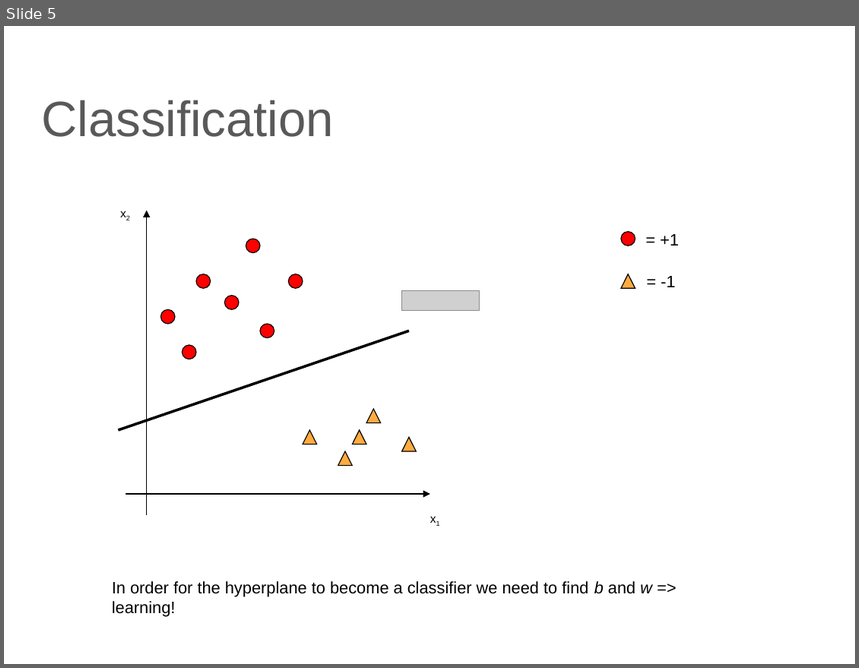
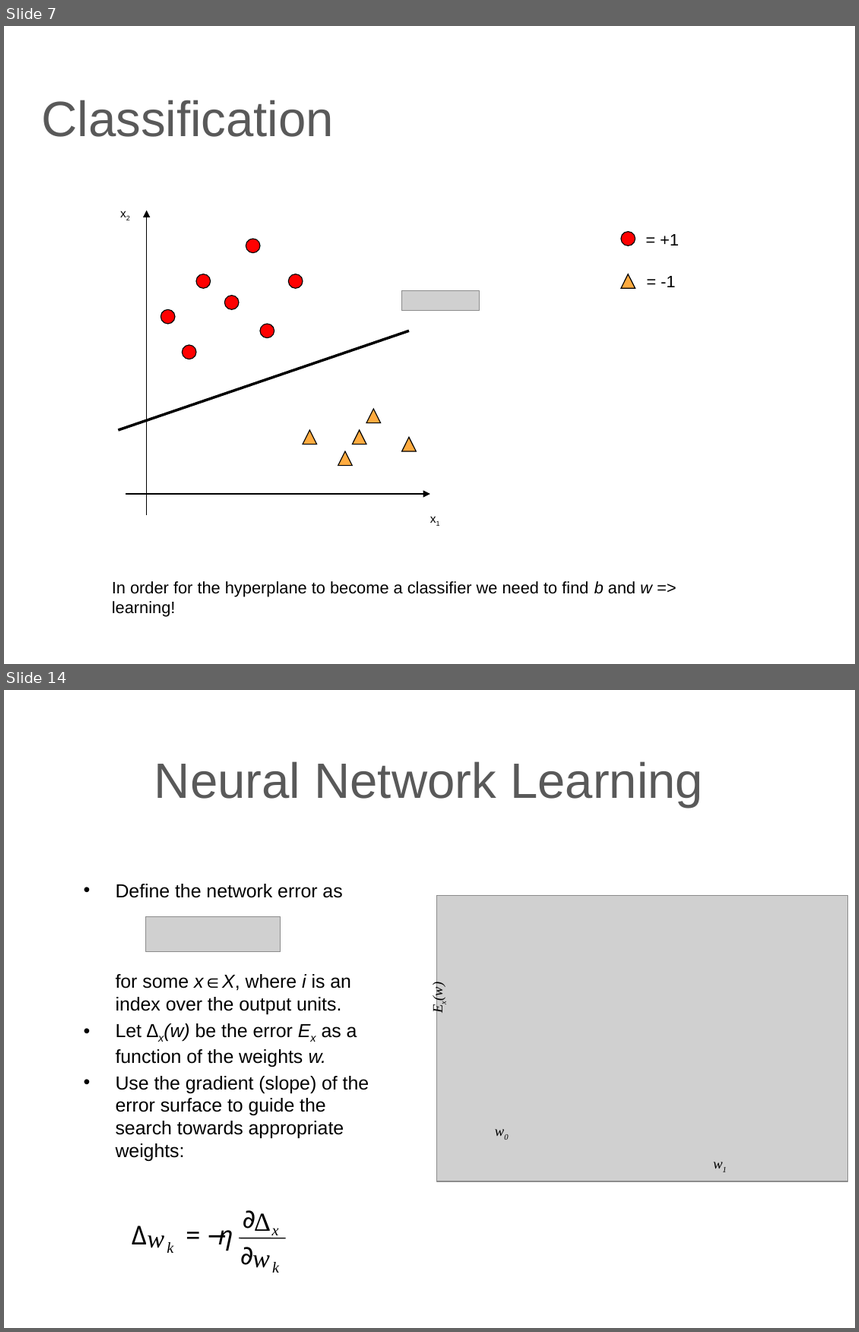
Before and after one commit to lutzhamel/CSC310, a slide deck: 14-ANN.pptx. Shown one above the other, each under a label of ours: slide 5 before the commit, slides 7 and 14 after it; the slides between them are not shown. The pictures are 859x668 and 859x1332 pixels, drawn with LibreOffice and Linux fonts; fonts in the diff are those of the drawing; grey boxes stand for pictures; background and template pictures are left out. Boxes give left, top, right and bottom in pixels: in the first picture for what was removed or moved away, otherwise in the second. Text is boxed around its words. In the diff, an @@ line names an element or a change of style, - is before the commit and + after.

```diff
--- a/14-ANN.pptx
+++ b/14-ANN.pptx
@@ slide 14 added at <box>4,690,855,1328</box>, background #FFFFFF @@
@@ title added at <box>154,761,703,808</box>, 42 pt, text #595959 @@
+Neural Network Learning
@@ text added at <box>116,884,369,1161</box>, 16 pt, text #000000 @@
+• Define the network error as
+  for some x∈X, where i is an index over the output units.
+• Let ∆x(w) be the error Ex as a function of the weights w.
+• Use the gradient (slope) of the error surface to guide the search towards appropriate weights:
@@ picture added at <box>146,917,281,952</box> @@
@@ picture added at <box>436,896,848,1182</box> @@
@@ text added at <box>430,984,446,1002</box>, 12 pt, text #000000, italic @@
+Ex(w)
@@ text added at <box>487,1118,518,1144</box>, 12 pt, text #000000, italic @@
+w0
@@ text added at <box>705,1151,736,1177</box>, 12 pt, text #000000, italic @@
+w1
@@ group added at <box>132,1202,286,1273</box>: 12 texts, 1 line @@
+k
+x
+k
+w
+∆
+w
+∂
+∂
+−
+=
+Δ
+η
@@ what was slide 5 is now slide 7 @@
```
Also in this commit, not shown: 16 other slides added, 3 slides removed, 5 other files.
